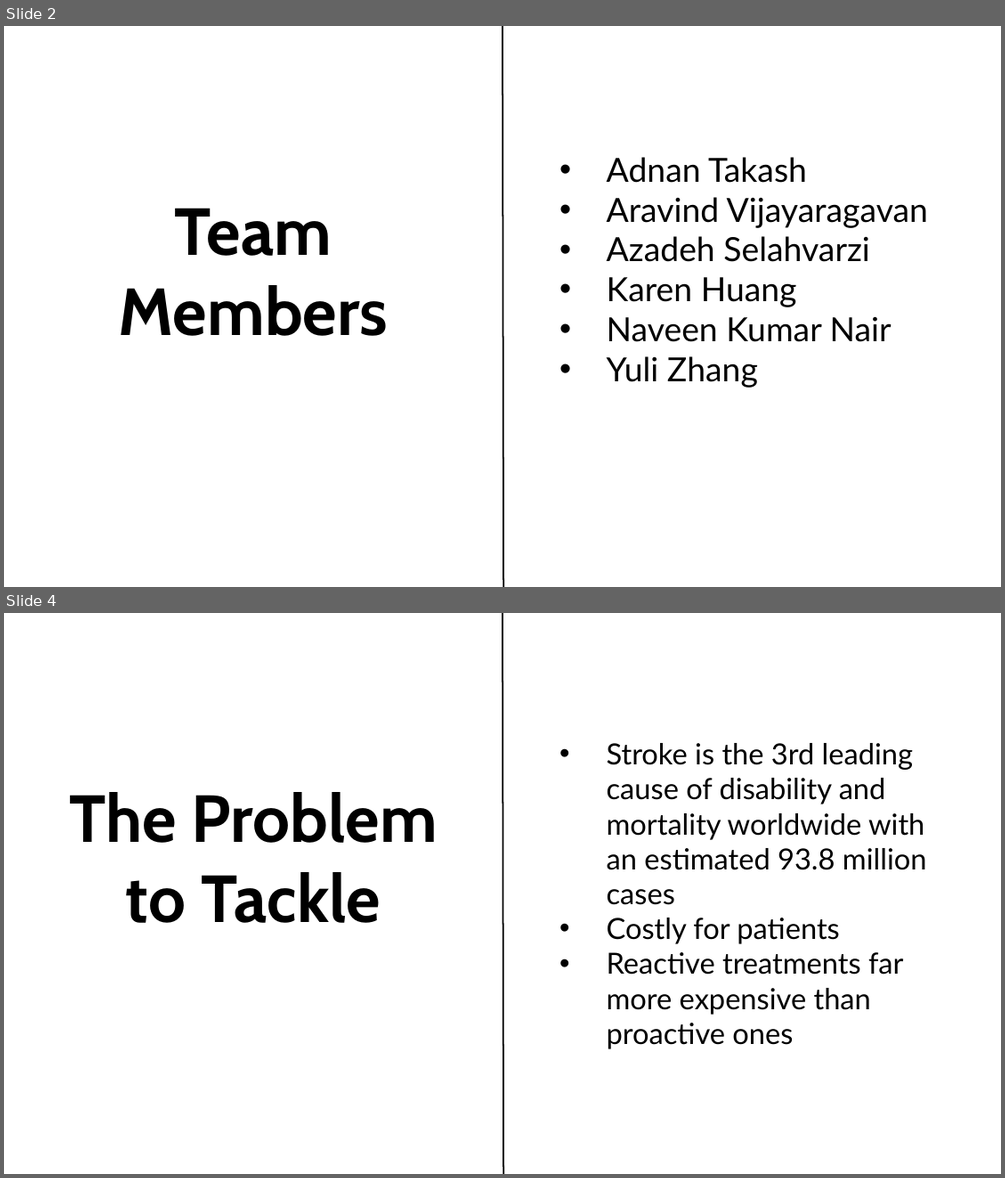
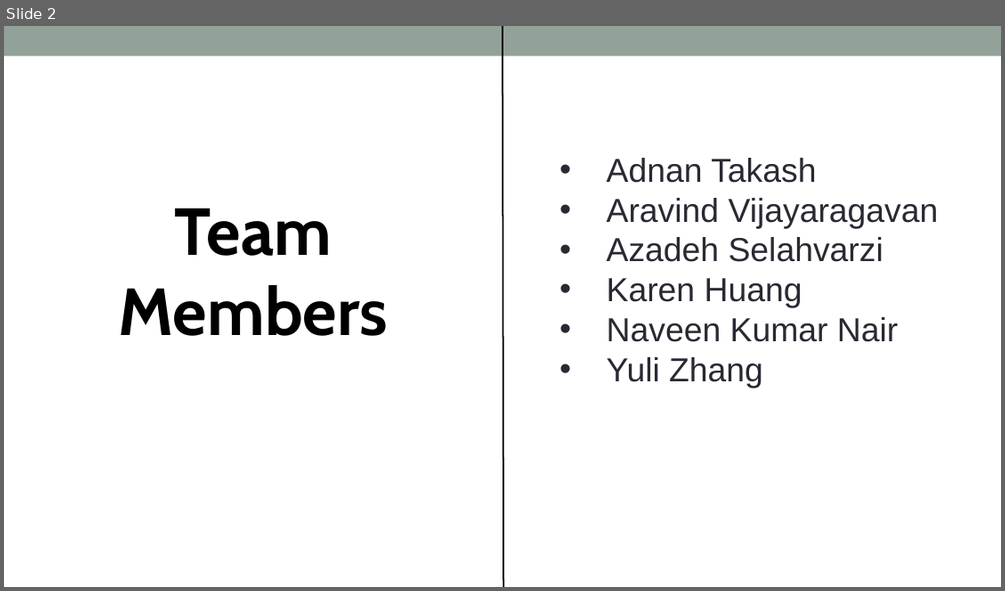
Before and after one commit to adnt01/stroke_factors_analysis, a slide deck: report_and_presentation/Cohort8_DS3_Presentation.pptx. Shown one above the other, each under a label of ours: slides 2 and 4 before the commit, slide 2 after it; the slides between them are not shown. The pictures are 1005x1178 and 1005x591 pixels, drawn with LibreOffice and Linux fonts; fonts in the diff are those of the drawing; background and template pictures are left out. Boxes give left, top, right and bottom in pixels: in the first picture for what was removed or moved away, otherwise in the second. Text is boxed around its words. In the diff, an @@ line names an element or a change of style, - is before the commit and + after.

Commit message:
update presentation format

```diff
--- a/report_and_presentation/Cohort8_DS3_Presentation.pptx
+++ b/report_and_presentation/Cohort8_DS3_Presentation.pptx
@@ slide 4 removed at bbox=[4, 613, 1001, 1174], background picture (left out) @@
@@ line removed from (503, 1174) to (502, 613) @@
@@ text removed at bbox=[607, 743, 927, 1049] @@
-• Stroke is the 3rd leading cause of disability and mortality worldwide with an estimated 93.8 million cases
-• Costly for patients
-• Reactive treatments far more expensive than proactive ones
@@ text removed at bbox=[70, 792, 437, 923] @@
-The Problem to Tackle
@@ slide 2 changed as well @@
@@ rectangle added at bbox=[4, 26, 1001, 56], fill #93A299 @@
@@ text "Adnan Takash" at bbox=[607, 158, 938, 388]: font Lato to Arial, text colour #000000 to #292934 @@
```
Also in this commit, not shown: 19 other slides changed, 1 slide added.
